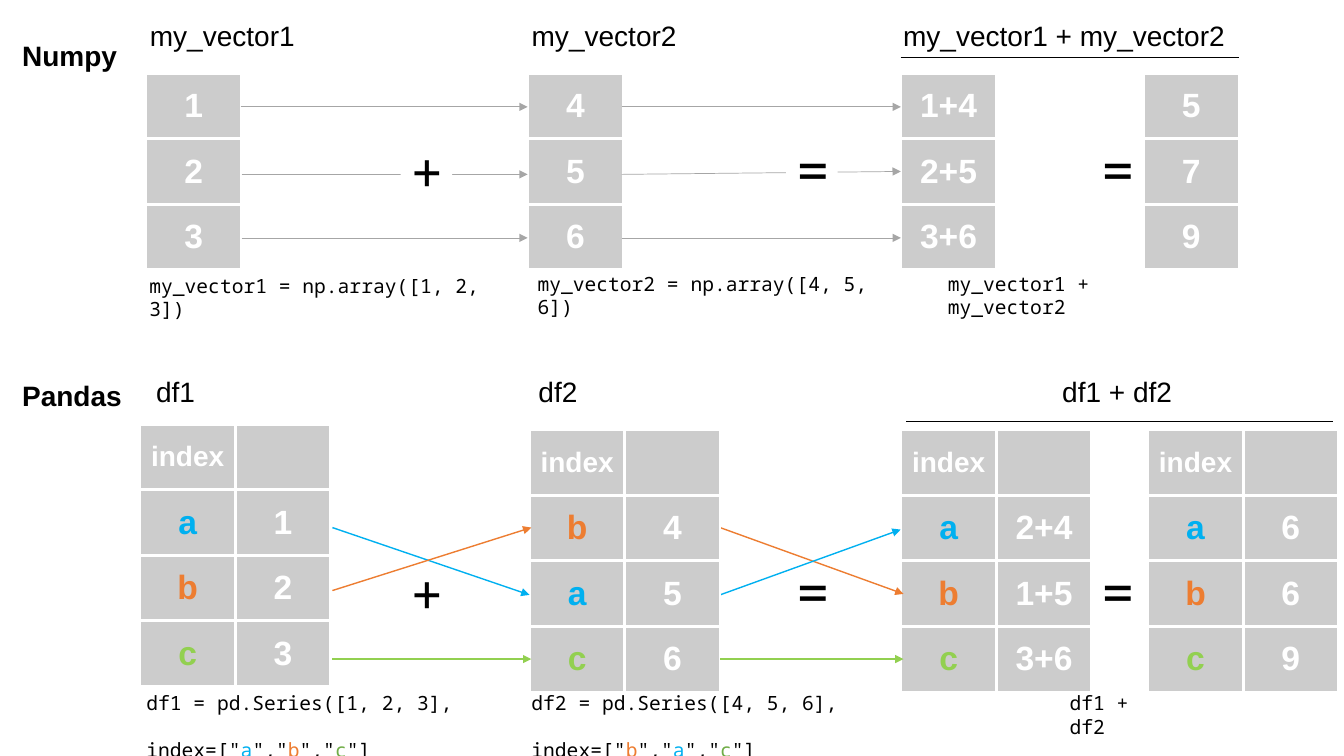
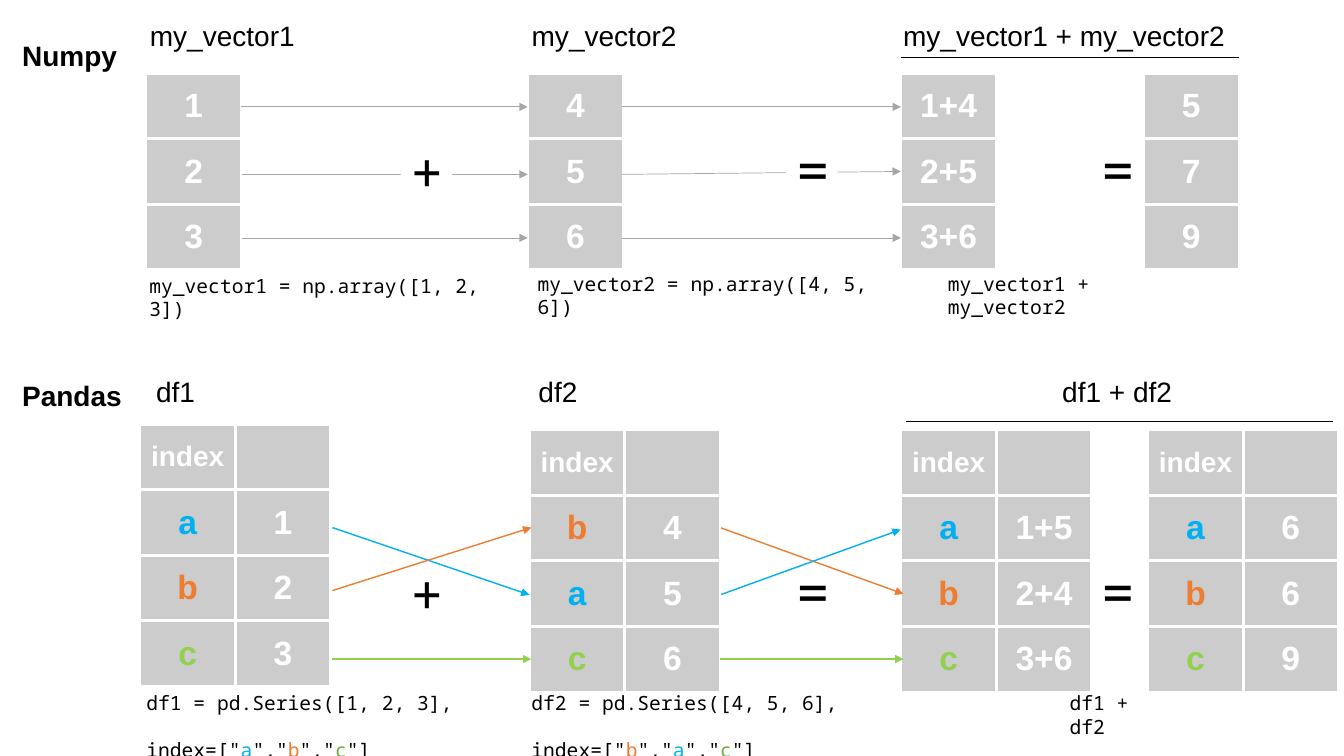
Before and after one commit to nickeubank/practicaldatascience_book, a slide deck: slide 1 of notebooks/figure_prep/figures-3.3-indices.pptx. Drawn at 1344x756 pixels with LibreOffice and Linux fonts; fonts in the diff are those of the drawing. Boxes give left, top, right and bottom in pixels: in the first picture for what was removed or moved away, otherwise in the second. Text is boxed around its words. In the diff, an @@ line names an element or a change of style, - is before the commit and + after.

```diff
--- a/notebooks/figure_prep/figures-3.3-indices.pptx
+++ b/notebooks/figure_prep/figures-3.3-indices.pptx
@@ table at bbox=[901, 430, 1093, 692] @@
-row 2, column 2: 2+4
+row 2, column 2: 1+5
-row 3, column 2: 1+5
+row 3, column 2: 2+4
```
Also in this commit, not shown: 1 other file.
